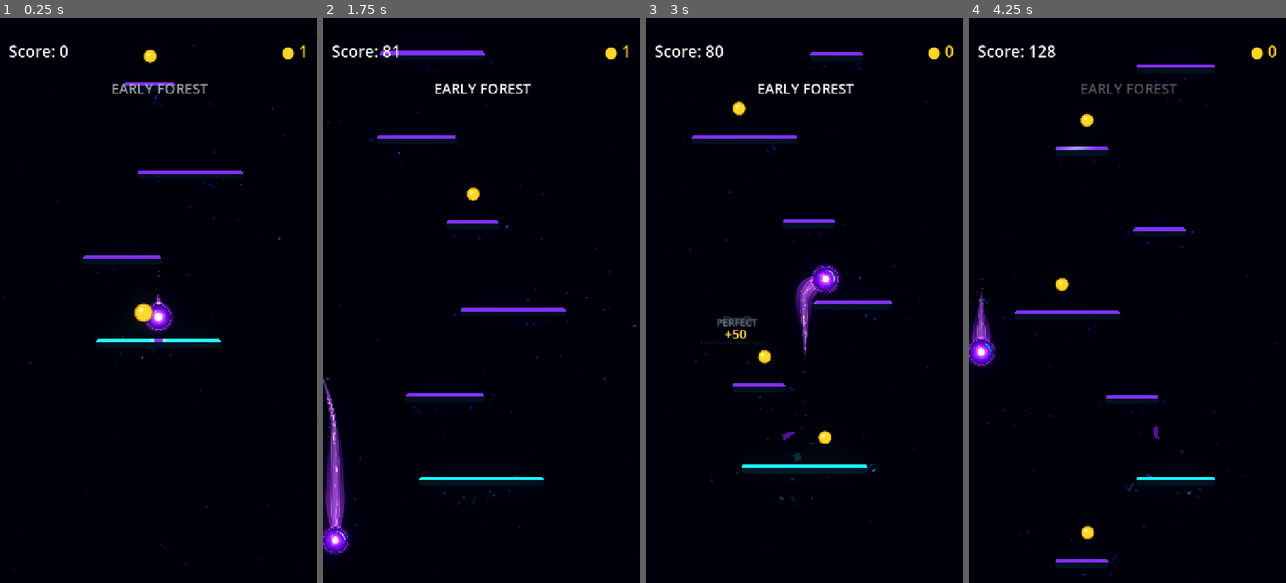
Above: before the commit, frames 1-4 (left to right).
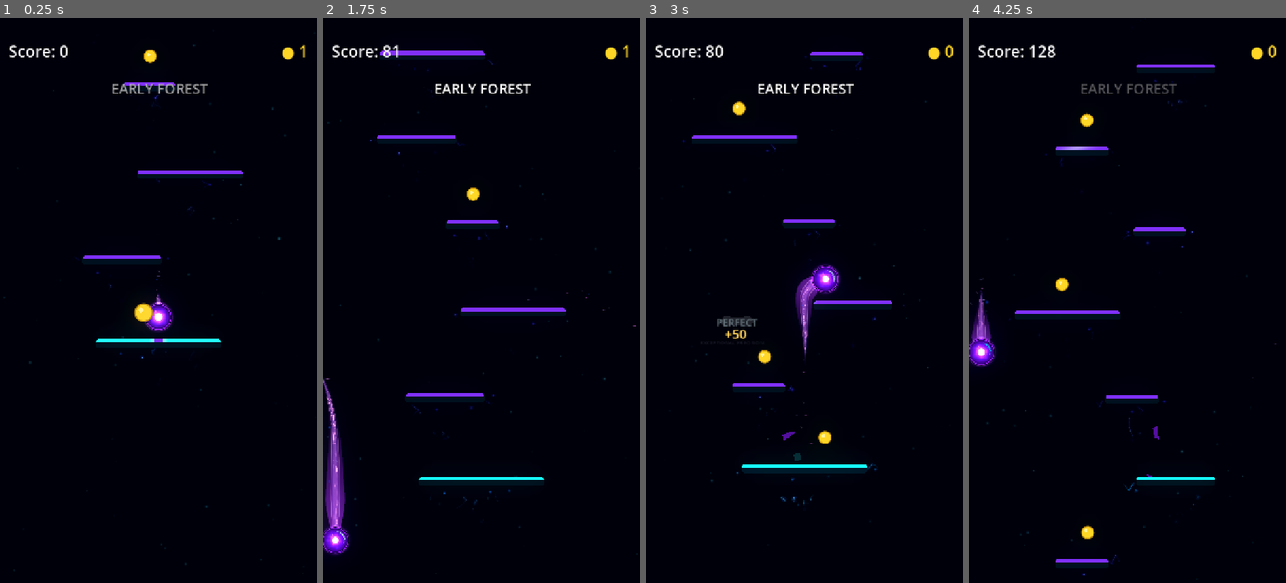
Above: after the commit, the same moments.

Repository: Kryodo/TowerJump
Game: Godot game, scene res://scenes/main.tscn
The game is run twice, just before and just after one commit, with the same random seed, the same clock (stepped at 60 frames per second) and the same inputs.
Inputs (mouse positions are in pixels of both pictures, inside the frame that each line leads up to):
- Up to frame 1 (0.25 s): no input
- Up to frame 2 (1.75 s): move the mouse to (551, 272) at 0.52 s; hold Right (ui_right) 0.53-1.25 s; click (551, 272) at 0.67 s; drag from (418, 328) to (471, 193) at 1.27 s
- Up to frame 3 (3 s): click "Nochmal spielen" at 2 s; move the mouse to (836, 176) at 2.77 s; hold Right (ui_right) from 2.78 s (still down)
- Up to frame 4 (4.25 s): release Right (ui_right) at 3.5 s; drag from (1111, 413) to (1060, 193) at 3.52 s

The runs differ from the first frame. In frame 1, less than 0.1% of the frame differs, in the area x 34-68%, y 12-60%; in frame 2, less than 0.1%; in frame 3, less than 0.1%; in frame 4, less than 0.1%, in the area x 10-74%, y 10-99%.

Commit message:
Refine resonance spacing, tip activity and rare spark chains

Diff:
--- a/scripts/platform_resonance_field.gd
+++ b/scripts/platform_resonance_field.gd
@@ -10,6 +10,10 @@
 const PLATFORM_TYPE_NORMAL: int = 0
 const CLOUD_SHADER := preload("res://scenes/platform_resonance_cloud.gdshader")
 const VERTICAL_FILAMENT_COUNT: int = 12
+const TIP_SPARK_COUNT: int = 4
+const SPARK_CHAIN_CHANCE: float = 0.22
+const EDGE_FILAMENT_MIN_SPACING: float = 36.0
+const EDGE_FRAGMENT_MIN_SPACING: float = 28.0
 
 const CLOUD_MARGIN_X: float = 86.0
 const CLOUD_MARGIN_Y: float = 90.0
@@ -22,6 +26,7 @@
 var _platform_height: float = 20.0
 var _time: float = 0.0
 var _pulse_phase: float = 0.0
+var _pulse_cycle_index: int = 0
 var _phase_offset: float = 0.0
 var _approach_charge: float = 0.0
 var _approach_charge_target: float = 0.0
@@ -122,7 +127,8 @@
 	_landing_wave_strength = clampf(strength, 0.65, 1.45)
 	_approach_charge_target = 0.0
 	# A real landing launches a fresh resonance pulse from the narrow lower
-	# source. The diffuse shader and drawn filaments share this phase exactly.
+	# source. Advance the cycle id too, so any rare chain event is re-rolled.
+	_pulse_cycle_index += 1
 	_pulse_phase = 0.0
 	_sync_cloud_parameters()
 	queue_redraw()
@@ -154,7 +160,11 @@
 		_approach_charge_target,
 		1.0 - exp(-7.5 * delta)
 	)
-	_pulse_phase = fposmod(_pulse_phase + delta * 0.46, 1.0)
+	var phase_progress: float = _pulse_phase + delta * 0.46
+	var completed_cycles: int = int(floor(phase_progress))
+	if completed_cycles > 0:
+		_pulse_cycle_index += completed_cycles
+	_pulse_phase = fposmod(phase_progress, 1.0)
 	if _landing_wave_age >= 0.0:
 		_landing_wave_age += delta
 		if _landing_wave_age >= LANDING_WAVE_DURATION:
@@ -223,7 +233,7 @@
 		var vertical_t_base: float = lerpf(
 			0.025,
 			0.985,
-			pow(_random01(cycle_seed + 3.2), 0.94)
+			pow(_random01(cycle_seed + 3.2), 0.76)
 		)
 		# Individual packets drift upward a little; the common pulse carries
 		# the larger-scale motion from the tip to the widening upper region.
@@ -249,8 +259,15 @@
 		# The common wave controls the strand per segment below, so a pulse
 		# visibly travels along the filament instead of lighting a whole dash.
 		var irregularity: float = lerpf(0.42, 1.0, _random01(cycle_seed + 7.4))
-		var activation_gain: float = 0.62 + activation * 0.86
-		var packet_strength: float = life_envelope * irregularity * activation_gain
+		var activation_gain: float = 0.62 + activation * 1.00
+		var tip_activity: float = lerpf(
+			1.0,
+			1.24,
+			smoothstep(0.72, 0.985, vertical_t)
+		)
+		var packet_strength: float = (
+			life_envelope * irregularity * activation_gain * tip_activity
+		)
 
 
 		# Filaments follow the vertical current rather than forming rows of
@@ -391,6 +408,37 @@
 				Color(0.72, 1.02, 1.42, 0.24 * glint_strength)
 			)
 
+	# A few tiny, irregular sparks make the concentrated source readable
+	# during a climb without turning the tip into a bright emitter.
+	_draw_tip_sparks(near_y, tip_y, tint, activation, pulse_phase)
+
+	# Rarely, a few energized filaments connect into a short upward chain.
+	# The event shares the main pulse phase and is re-rolled once per cycle.
+	var chain_seed: float = _phase_offset * 0.73 + float(_pulse_cycle_index) * 37.13
+	var chain_window_start: float = 0.09
+	var chain_window_end: float = 0.24
+	if (
+		_random01(chain_seed + 2.7) < SPARK_CHAIN_CHANCE
+		and pulse_phase >= chain_window_start
+		and pulse_phase <= chain_window_end
+	):
+		var chain_t: float = (
+			(pulse_phase - chain_window_start)
+			/ (chain_window_end - chain_window_start)
+		)
+		var chain_envelope: float = sin(chain_t * PI)
+		var chain_strength: float = chain_envelope * (
+			0.46 + activation * 0.48
+		)
+		_draw_spark_filament_chain(
+			half_width,
+			near_y,
+			tip_y,
+			tint,
+			chain_strength,
+			chain_seed
+		)
+
 	# A small, soft source lights as the upward pulse is born at the tip.
 	var source_pulse: float = 0.34 + 0.66 * (
 		1.0 - smoothstep(0.0, 0.24, pulse_phase)
@@ -412,6 +460,205 @@
 		1.15,
 		Color(tint.r * 0.32 + 0.18, tint.g * 0.30 + 0.36, tint.b * 0.42 + 0.86, 0.14 * source_strength)
 	)
+
+func _draw_tip_sparks(
+	near_y: float,
+	tip_y: float,
+	tint: Color,
+	activation: float,
+	pulse_phase: float
+) -> void:
+	var field_height: float = maxf(tip_y - near_y, 1.0)
+	var pulse_t: float = 1.0 - pulse_phase
+	var pulse_gate: float = smoothstep(0.0, 0.065, pulse_phase) * (
+		1.0 - smoothstep(0.94, 1.0, pulse_phase)
+	)
+
+	for index in range(TIP_SPARK_COUNT):
+		var seed: float = _phase_offset * 0.83 + float(index) * 31.73
+		var life_duration: float = lerpf(0.62, 1.42, _random01(seed + 0.4))
+		var life_clock: float = _time / life_duration + _random01(seed + 1.5)
+		var life_phase: float = fposmod(life_clock, 1.0)
+		var cycle_seed: float = seed + floor(life_clock) * 19.17
+		var active_window: float = lerpf(0.28, 0.62, _random01(cycle_seed + 2.6))
+		if life_phase >= active_window:
+			continue
+
+		var life_t: float = life_phase / active_window
+		var life_envelope: float = pow(maxf(sin(PI * life_t), 0.0), 0.72)
+		var vertical_t: float = lerpf(0.82, 0.99, _random01(cycle_seed + 3.7))
+		var drift: float = lerpf(4.0, 12.0, _random01(cycle_seed + 4.8))
+		var y: float = clampf(
+			lerpf(near_y, tip_y, vertical_t) - life_t * drift,
+			near_y + 2.0,
+			tip_y + 1.0
+		)
+		var x: float = (
+			_random01(cycle_seed + 5.9) * 2.0 - 1.0
+		) * lerpf(5.0, 11.0, _random01(cycle_seed + 6.1))
+		x += sin(_time * 1.1 + cycle_seed) * 1.2
+
+		var local_t: float = clampf((y - near_y) / field_height, 0.0, 1.0)
+		var wave_delta: float = local_t - pulse_t
+		var wave_core: float = exp(-pow(wave_delta / 0.105, 2.0))
+		var wave_tail: float = exp(-pow((wave_delta - 0.14) / 0.26, 2.0))
+		var wave_signal: float = clampf(
+			(wave_core + wave_tail * 0.36) * pulse_gate,
+			0.0,
+			1.0
+		)
+		var strength: float = life_envelope * (
+			0.10 + wave_signal * 0.90
+		) * (0.58 + activation * 0.42)
+		var spark_length: float = lerpf(2.8, 7.8, _random01(cycle_seed + 7.2))
+		var lean: float = (_random01(cycle_seed + 8.3) - 0.5) * 3.0
+		var bottom := Vector2(x - lean * 0.5, y + spark_length * 0.5)
+		var top := Vector2(x + lean * 0.5, y - spark_length * 0.5)
+		var width: float = lerpf(0.62, 1.18, _random01(cycle_seed + 9.4))
+
+		draw_line(
+			bottom,
+			top,
+			Color(
+				tint.r * 0.30 + 0.04,
+				tint.g * 0.36 + 0.05,
+				tint.b * 0.66 + 0.12,
+				0.065 * strength
+			),
+			width * 4.0,
+			true
+		)
+		draw_line(
+			bottom,
+			top,
+			Color(
+				tint.r * 0.64 + 0.04,
+				tint.g * 0.76 + 0.12,
+				tint.b * 0.98 + 0.16,
+				0.32 * strength
+			),
+			width,
+			true
+		)
+		if _random01(cycle_seed + 10.5) > 0.32:
+			var glint_pos: Vector2 = bottom.lerp(top, _random01(cycle_seed + 11.6))
+			draw_circle(
+				glint_pos,
+				1.9,
+				Color(0.44, 0.88, 1.28, 0.065 * strength)
+			)
+			draw_circle(
+				glint_pos,
+				0.65,
+				Color(0.82, 1.08, 1.42, 0.22 * strength)
+			)
+
+
+func _draw_spark_filament_chain(
+	half_width: float,
+	near_y: float,
+	tip_y: float,
+	tint: Color,
+	strength: float,
+	seed: float
+) -> void:
+	if strength <= 0.025:
+		return
+
+	# Start at the currently energized portion of the pulse, then link a few
+	# irregular sparks upward. This is a rare accent, not a second permanent mesh.
+	var chain_start_y: float = lerpf(tip_y, near_y, _pulse_phase) + 5.0
+	var local_t: float = clampf(
+		(chain_start_y - near_y) / maxf(tip_y - near_y, 1.0),
+		0.0,
+		1.0
+	)
+	var local_fan_width: float = (half_width + 48.0) * pow(
+		maxf(1.0 - local_t, 0.0),
+		0.88
+	) + 2.8
+	var center_x: float = (
+		_random01(seed + 3.8) * 2.0 - 1.0
+	) * local_fan_width * 0.24
+
+	var points := PackedVector2Array()
+	points.append(Vector2(center_x, chain_start_y))
+	var point_y: float = chain_start_y
+	var point_x: float = center_x
+	for index in range(1, 5):
+		point_y -= lerpf(
+			7.5,
+			12.0,
+			_random01(seed + float(index) * 5.17)
+		)
+		point_x += (
+			_random01(seed + float(index) * 7.31) - 0.5
+		) * 9.0
+		point_x = clampf(
+			point_x,
+			-local_fan_width * 0.42,
+			local_fan_width * 0.42
+		)
+		points.append(Vector2(point_x, point_y))
+
+	for segment in range(1, points.size()):
+		var segment_seed: float = seed + float(segment) * 13.71
+		var segment_strength: float = strength * lerpf(
+			0.68,
+			1.0,
+			_random01(segment_seed + 1.2)
+		)
+		var segment_width: float = lerpf(
+			0.82,
+			1.34,
+			_random01(segment_seed + 2.3)
+		)
+		draw_line(
+			points[segment - 1],
+			points[segment],
+			Color(
+				tint.r * 0.30 + 0.04,
+				tint.g * 0.40 + 0.06,
+				tint.b * 0.72 + 0.13,
+				0.12 * segment_strength
+			),
+			segment_width * 4.4,
+			true
+		)
+		draw_line(
+			points[segment - 1],
+			points[segment],
+			Color(
+				tint.r * 0.72 + 0.04,
+				tint.g * 0.82 + 0.13,
+				tint.b * 1.02 + 0.17,
+				0.48 * segment_strength
+			),
+			segment_width,
+			true
+		)
+
+	for index in range(points.size()):
+		var point_seed: float = seed + float(index) * 17.19
+		if index > 0 and _random01(point_seed + 4.1) < 0.22:
+			continue
+		var radius: float = lerpf(0.62, 1.08, _random01(point_seed + 5.2))
+		var point_strength: float = strength * lerpf(
+			0.62,
+			1.0,
+			_random01(point_seed + 6.3)
+		)
+		draw_circle(
+			points[index],
+			radius * 3.0,
+			Color(0.34, 0.78, 1.12, 0.075 * point_strength)
+		)
+		draw_circle(
+			points[index],
+			radius,
+			Color(0.82, 1.08, 1.42, 0.36 * point_strength)
+		)
+
 
 func _resonance_activation() -> float:
 	var activation: float = clampf(_approach_charge, 0.0, 1.0)
@@ -443,8 +690,9 @@
 	return tint
 
 func _draw_edge_filaments(half_width: float, half_height: float) -> void:
-	# Short-lived filaments emerge from scattered perimeter points. They never
-	# join into a full outline, and their low-contrast tails disappear into cloud.
+	# Short-lived filaments emerge from scattered perimeter points. A spatial
+	# gate keeps nearby candidates from bunching into a fringe along the edge.
+	var accepted_origins: Array[Vector2] = []
 	for strand in range(FILAMENT_COUNT):
 		var seed: float = _phase_offset * 0.19 + float(strand) * 13.71
 		var life_clock: float = _time * (0.19 + float(strand) * 0.023) + seed
@@ -460,7 +708,8 @@
 			half_width,
 			half_height,
 			random_seed,
-			envelope * (0.42 + _approach_charge * 0.26)
+			envelope * (0.46 + _resonance_activation() * 0.34),
+			accepted_origins
 		)
 
 
@@ -468,8 +717,11 @@
 	half_width: float,
 	half_height: float,
 	seed: float,
-	energy: float
+	energy: float,
+	accepted_origins: Array[Vector2]
 ) -> void:
+	if energy <= 0.025:
+		return
 	var side_roll: float = _random01(seed + 1.1)
 	var side_id: int = 1
 	if side_roll >= 0.70:
@@ -495,6 +747,11 @@
 			origin = Vector2(half_width, along * half_height)
 			normal = Vector2(1.0, 0.0)
 			tangent = Vector2(0.0, 1.0)
+
+	for accepted_origin in accepted_origins:
+		if origin.distance_to(accepted_origin) < EDGE_FILAMENT_MIN_SPACING:
+			return
+	accepted_origins.append(origin)
 
 	var direction: float = -1.0 if _random01(seed + 3.7) < 0.5 else 1.0
 	var bend: float = (_random01(seed + 4.9) - 0.5) * 13.0
@@ -543,7 +800,9 @@
 
 func _draw_edge_fragments(half_width: float, half_height: float) -> void:
 	# Sparse fragments drift from the underside/lower corners and dissolve.
+	# Reject motes that crowd another currently visible point.
 	var tint: Color = _resonance_tint()
+	var accepted_positions: Array[Vector2] = []
 	for index in range(FRAGMENT_COUNT):
 		var seed: float = _phase_offset * 5.7 + float(index) * 19.31
 		var speed: float = 0.12 + _random01(seed + 0.6) * 0.085
@@ -586,8 +845,17 @@
 			origin + outward * travel
 			+ tangent * (phase * (_random01(local_seed + 5.1) - 0.5) * 22.0 + curl)
 		)
+		var too_close: bool = false
+		for accepted_position in accepted_positions:
+			if position_now.distance_to(accepted_position) < EDGE_FRAGMENT_MIN_SPACING:
+				too_close = true
+				break
+		if too_close:
+			continue
+		accepted_positions.append(position_now)
+
 		var radius: float = 0.65 + _random01(local_seed + 6.2) * 0.60
-		var alpha: float = alpha_envelope * (0.38 + _approach_charge * 0.20)
+		var alpha: float = alpha_envelope * (0.42 + _resonance_activation() * 0.24)
 		# A barely visible curved trace gives a few drifting fragments direction
 		# and a sense of motion without turning them into particle streaks.
 		var trail_start: Vector2 = (
